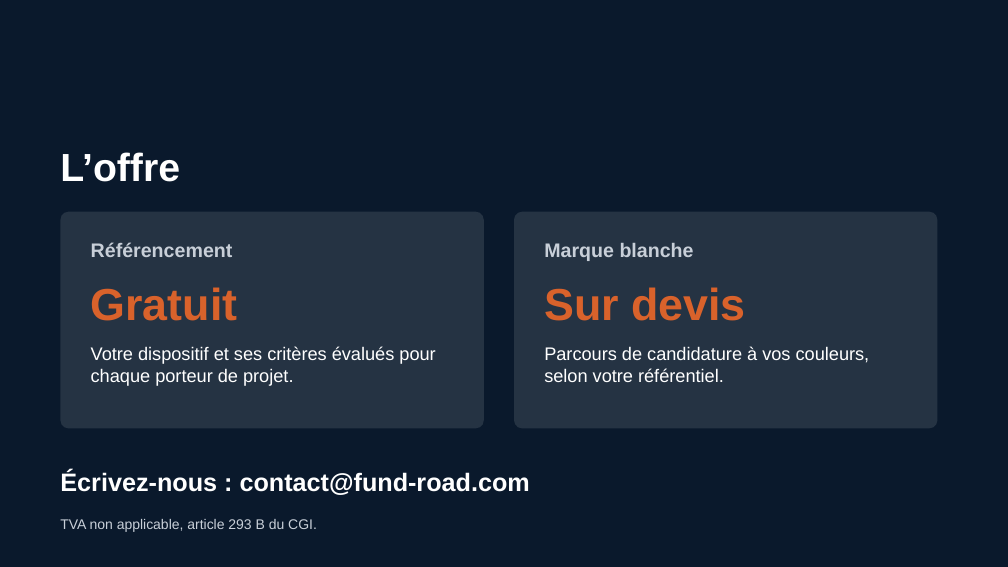
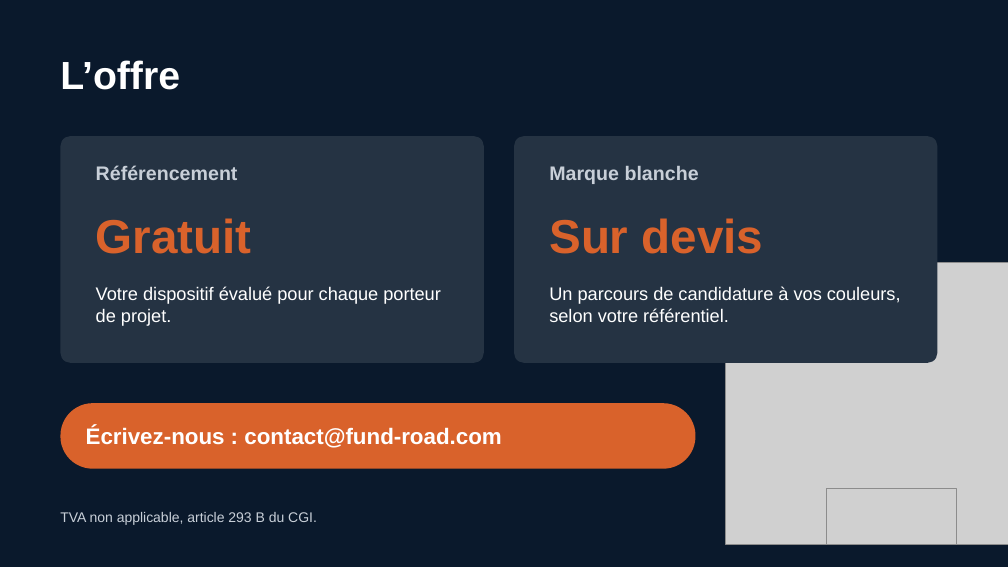
Before and after one commit to Nadir-DNA/fund-road, a slide deck: slide 9 of docs/presentations/fund-road-organismes-de-financement.pptx (slide 7 before the commit). Drawn at 1008x567 pixels with LibreOffice and Linux fonts; fonts in the diff are those of the drawing; grey boxes stand for pictures; background and template pictures are left out. Boxes give left, top, right and bottom in pixels: in the first picture for what was removed or moved away, otherwise in the second. Text is boxed around its words. In the diff, an @@ line names an element or a change of style, - is before the commit and + after.

```diff
--- a/docs/presentations/fund-road-organismes-de-financement.pptx
+++ b/docs/presentations/fund-road-organismes-de-financement.pptx
@@ vertical alignment middle to top in 4 elements at (60, 512, 317, 525), (96, 165, 238, 180), (549, 166, 699, 184), (60, 60, 180, 90) @@
@@ text "L’offre": place and size @@
-text "L’offre" at (60, 152, 180, 182)
+text "L’offre" at (60, 60, 180, 90)
@@ rounded rectangle: place and size @@
-rounded rectangle at (60, 212, 484, 428)
+rounded rectangle at (60, 136, 484, 363)
@@ rounded rectangle at (60, 136, 484, 363): proportions changed @@
@@ rounded rectangle at (514, 136, 937, 363): proportions changed @@
@@ rounded rectangle: place and size @@
-rounded rectangle at (514, 212, 937, 428)
+rounded rectangle at (514, 136, 937, 363)
@@ text "Référencement": place and size @@
-text "Référencement" at (91, 242, 233, 257)
+text "Référencement" at (96, 165, 238, 180)
@@ text "Marque blanche": place and size @@
-text "Marque blanche" at (544, 243, 694, 261)
+text "Marque blanche" at (549, 166, 699, 184)
@@ text "Gratuit": place and size @@
-text "Gratuit" at (91, 287, 238, 321)
+text "Gratuit" at (96, 218, 252, 254)
@@ text "Gratuit" at (96, 218, 252, 254): size 32 to 34 pt @@
@@ text "Sur devis" at (549, 218, 764, 254): size 32 to 34 pt @@
@@ text "Sur devis": place and size @@
-text "Sur devis" at (544, 287, 745, 321)
+text "Sur devis" at (549, 218, 764, 254)
@@ picture added at (726, 262, 1008, 544) @@
@@ text at (96, 286, 441, 326): text changed @@
-Votre dispositif et ses critères évalués pour chaque porteur de projet.
+Votre dispositif évalué pour chaque porteur de projet.
@@ text at (549, 286, 901, 322): text changed @@
-Parcours de candidature à vos couleurs, selon votre référentiel.
+Un parcours de candidature à vos couleurs, selon votre référentiel.
@@ rounded rectangle added at (60, 403, 696, 469), fill #D9622B @@
@@ text "Écrivez-nous : contact@fund-road.com": place and size @@
-text "Écrivez-nous : contact@fund-road.com" at (60, 471, 530, 495)
+text "Écrivez-nous : contact@fund-road.com" at (86, 427, 501, 448)
@@ text "Écrivez-nous : contact@fund-road.com" at (86, 427, 501, 448): size 18 to 16 pt @@
@@ picture added at (827, 489, 957, 544) @@
```
Also in this commit, not shown: 4 other slides changed, 4 slides added, 2 slides removed, 19 other files.
